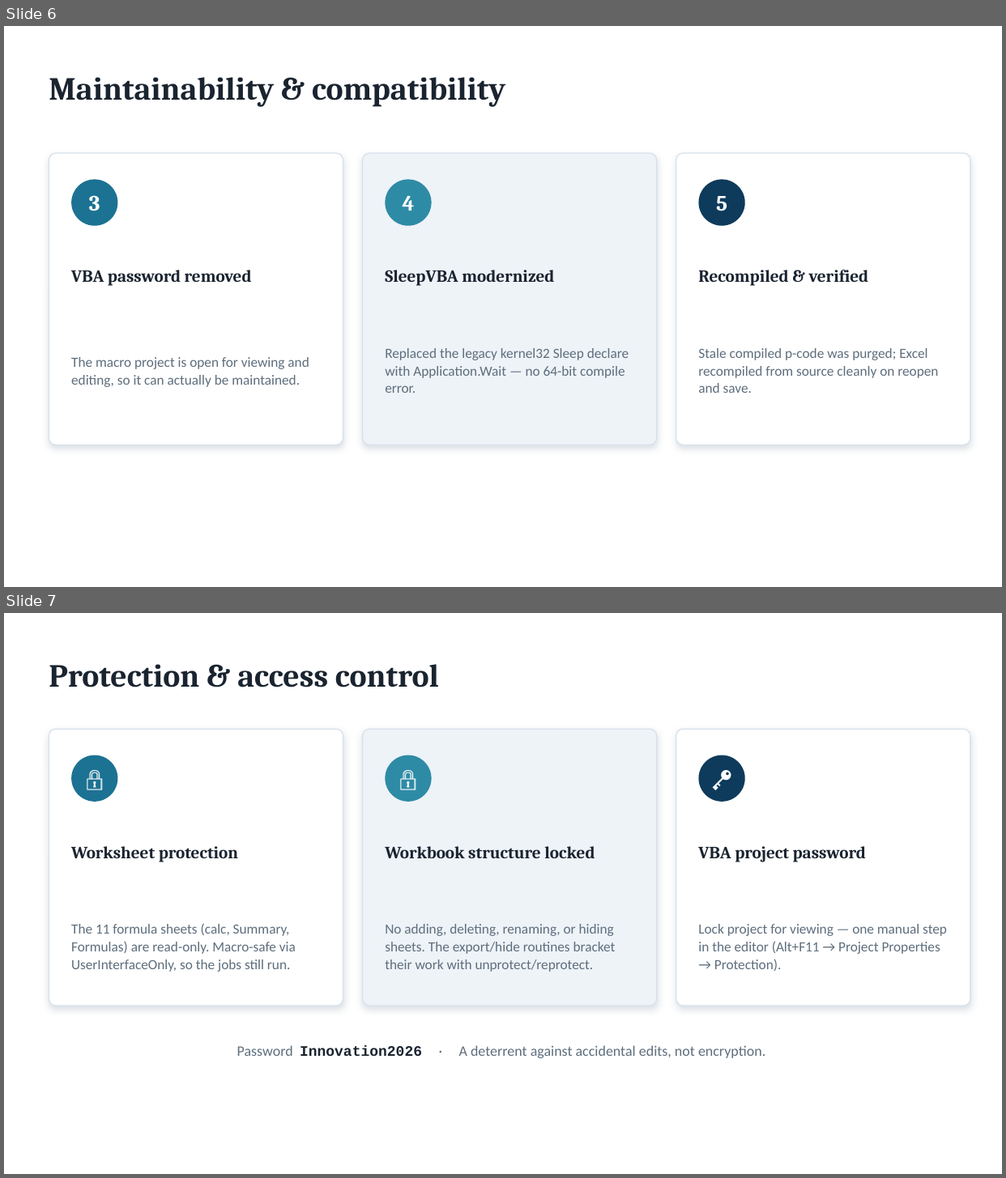
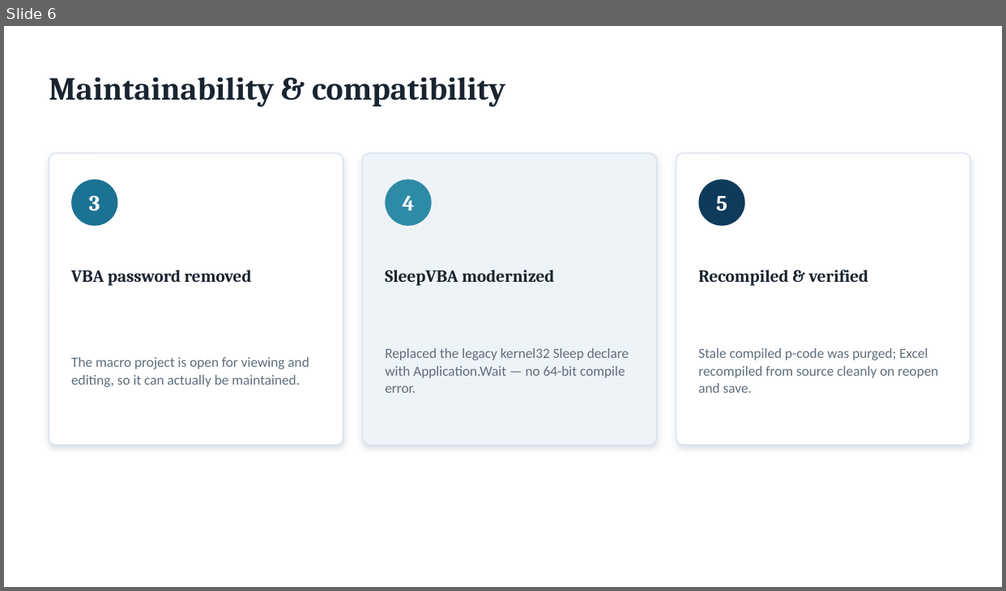
Before and after one commit to peter-computing/ITC-Reporting, a slide deck: EHS-HRVOC/slides/EmissionsCalculations_Functional_Changes.pptx. Shown one above the other, each under a label of ours: slides 6 and 7 before the commit, slide 6 after it. The pictures are 1006x1178 and 1006x591 pixels, drawn with LibreOffice and Linux fonts; fonts in the diff are those of the drawing. Boxes give left, top, right and bottom in pixels: in the first picture for what was removed or moved away, otherwise in the second. Text is boxed around its words. In the diff, an @@ line names an element or a change of style, - is before the commit and + after.

```diff
--- a/EHS-HRVOC/slides/EmissionsCalculations_Functional_Changes.pptx
+++ b/EHS-HRVOC/slides/EmissionsCalculations_Functional_Changes.pptx
@@ slide 7 removed at (4, 613, 1002, 1174), background #FFFFFF @@
@@ text removed at (49, 664, 439, 688) @@
-Protection & access control
@@ rounded rectangle removed at (49, 729, 343, 1006) @@
@@ rounded rectangle removed at (363, 729, 657, 1006) @@
@@ rounded rectangle removed at (676, 729, 970, 1006) @@
@@ ellipse removed at (71, 756, 117, 802) @@
@@ text removed at (71, 756, 117, 802) @@
-🔒
@@ ellipse removed at (385, 756, 432, 802) @@
@@ text removed at (385, 756, 432, 802) @@
-🔒
@@ ellipse removed at (699, 756, 745, 802) @@
@@ text removed at (699, 756, 745, 802) @@
-🔑
@@ text removed at (71, 846, 238, 862) @@
-Worksheet protection
@@ text removed at (385, 846, 594, 858) @@
-Workbook structure locked
@@ text removed at (698, 846, 866, 862) @@
-VBA project password
@@ text removed at (71, 923, 296, 972) @@
-The 11 formula sheets (calc, Summary, Formulas) are read-only. Macro-safe via UserInterfaceOnly, so the jobs still run.
@@ text removed at (385, 924, 616, 972) @@
-No adding, deleting, renaming, or hiding sheets. The export/hide routines bracket their work with unprotect/reprotect.
@@ text removed at (698, 924, 947, 971) @@
-Lock project for viewing — one manual step in the editor (Alt+F11 → Project Properties → Protection).
@@ text removed at (237, 1046, 765, 1059) @@
-Password Innovation2026 · A deterrent against accidental edits, not encryption.
```
Also in this commit, not shown: 5 slides changed, 1 other file.
